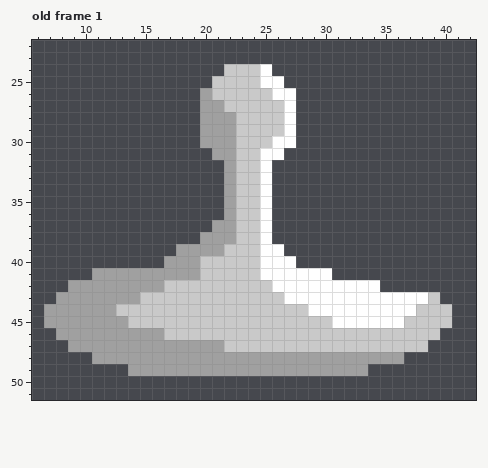
Edited in one commit: pixel-art file (Sprites/Pawns/Pawn_06/Pawn_06_Part_Body.aseprite). This is how it looked before the edit.
48x64 pixels, 6 frames. Shown: old frame 1: x 6..42, y 22..51.
After the commit:
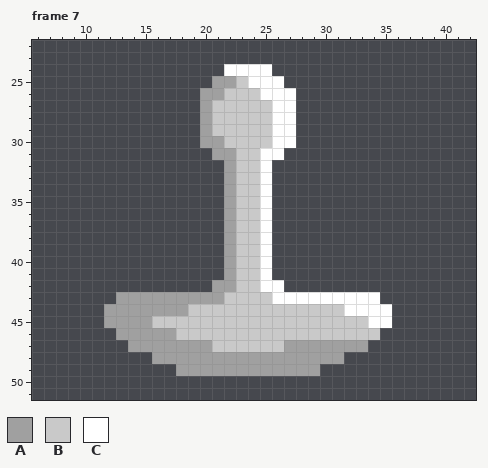
Palette (. is transparent): A #a0a0a0  B #c9c9c9  C #ffffff
A new or re-ordered frame is compared with the old frame closest to it.
The author wrote: version 3.2.1 is here also did some work on pawn 6
Change:
frames 6 -> 7
--- frame 7 is new; against old frame 1, layer "Layer 1"
@@ x 19..28 @@
 23 ..........
-24 ...BBBC...
-25 ..BBBBCC..
-26 .ABBBBBCC.
-27 .AABBBBBC.
-28 .AAABBBBC.
-29 .AAABBBBC.
-30 .AAABBBCC.
+24 ...CCCC...
+25 ..AABCCC..
+26 .AABBBCCC.
+27 .ABBBBBCC.
+28 .ABBBBBCC.
+29 .ABBBBBCC.
+30 .AABBBBCC.
 31 ..AABBCC..
@@ x 6..42 @@
 36 ................ABBC.................
-37 ...............AABBC.................
-38 ..............AAABBC.................
-39 ............AAAABBBCC................
-40 ...........AAABBBBBCCC...............
-41 .....AAAAAAAAABBBBBCCCCCC............
-42 ...AAAAAAAABBBBBBBBBCCCCCCCCC........
-43 ..AAAAAAABBBBBBBBBBBBCCCCCCCCCCCCB...
-44 .AAAAAABBBBBBBBBBBBBBBBCCCCCCCCCBBB..
-45 .AAAAAAABBBBBBBBBBBBBBBBBCCCCCCBBBB..
-46 ..AAAAAAAAABBBBBBBBBBBBBBBBBBBBBBB...
-47 ...AAAAAAAAAAAAABBBBBBBBBBBBBBBBB....
-48 .....AAAAAAAAAAAAAAAAAAAAAAAAAA......
-49 ........AAAAAAAAAAAAAAAAAAAA.........
+37 ................ABBC.................
+38 ................ABBC.................
+39 ................ABBC.................
+40 ................ABBC.................
+41 ................ABBC.................
+42 ...............AABBCC................
+43 .......AAAAAAAAABBBBCCCCCCCCC........
+44 ......AAAAAAABBBBBBBBBBBBBCCCC.......
+45 ......AAAABBBBBBBBBBBBBBBBBBCC.......
+46 .......AAAAABBBBBBBBBBBBBBBBB........
+47 ........AAAAAAABBBBBBAAAAAAA.........
+48 ..........AAAAAAAAAAAAAAAA...........
+49 ............AAAAAAAAAAAA.............
 50 .....................................
Where, in picture pixels (left, top, right, bottom), the same in both pictures:
changed: (212, 64, 284, 148)
changed: (44, 220, 452, 376)
